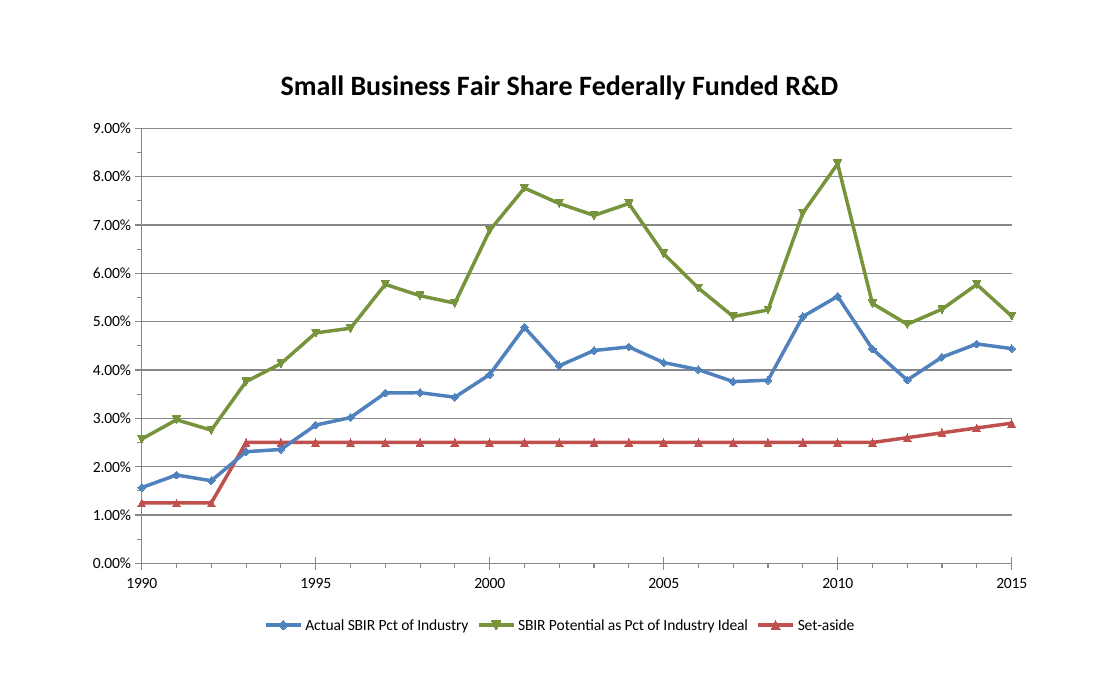
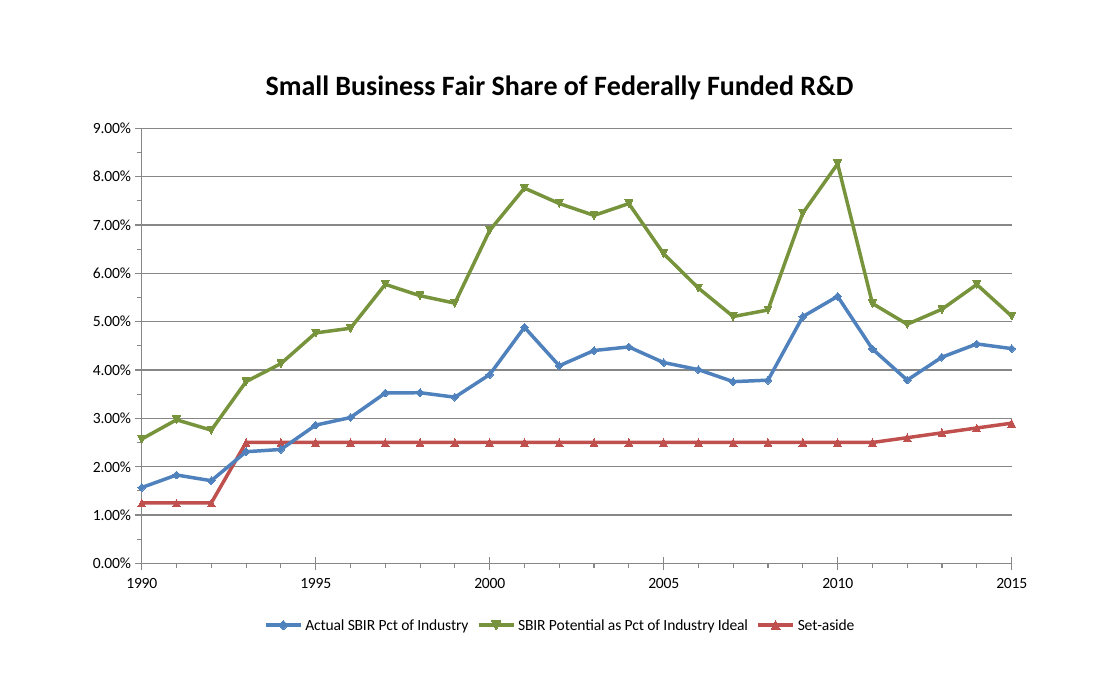
Before and after one commit to SLU-Courses-Townes/POLS6310, a slide deck: slide 7 of FinalProject/Docs/Townes_POLS6310_2019_Spring_FinalProject_Presentation_v00.pptx (slide 6 before the commit). Drawn at 1120x700 pixels with LibreOffice and Linux fonts; fonts in the diff are those of the drawing. Boxes give left, top, right and bottom in pixels: in the first picture for what was removed or moved away, otherwise in the second. Text is boxed around its words. In the diff, an @@ line names an element or a change of style, - is before the commit and + after.

```diff
--- a/FinalProject/Docs/Townes_POLS6310_2019_Spring_FinalProject_Presentation_v00.pptx
+++ b/FinalProject/Docs/Townes_POLS6310_2019_Spring_FinalProject_Presentation_v00.pptx
@@ scatter lines chart at [74, 45, 1047, 638] @@
@@ title "Small Business Fair Share Federally Funded R&D" to "Small Business Fair Share of Federally Funded R&D" @@
```
Also in this commit, not shown: 4 other slides changed, 3 slides added, 2 slides removed.
